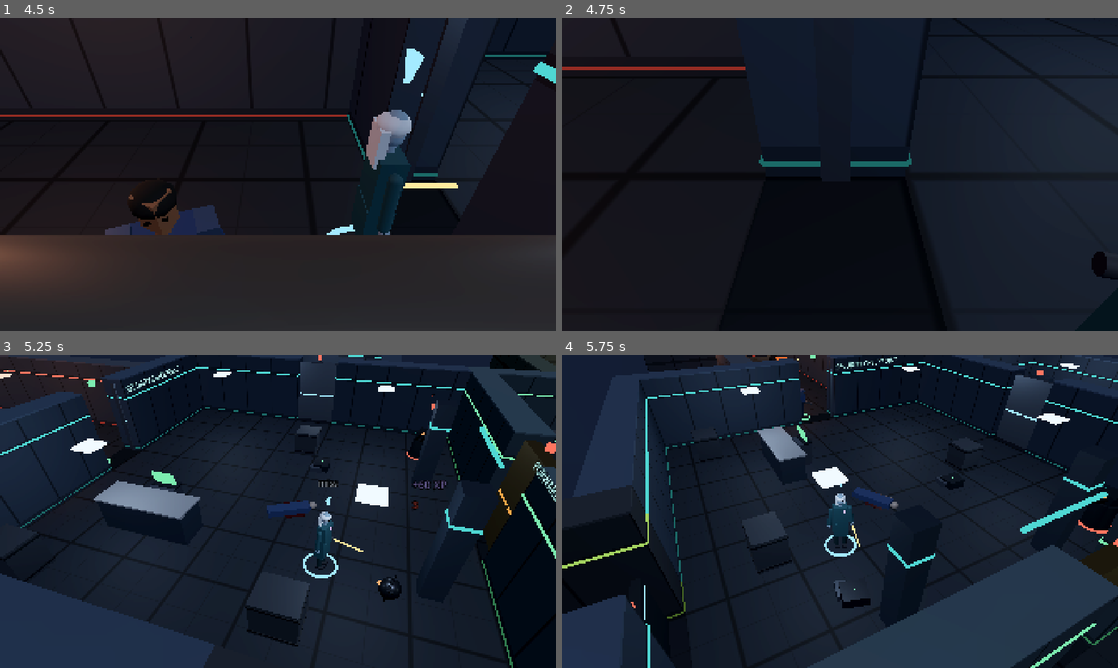
Above: before the commit, frames 1-4 (two rows, left to right).
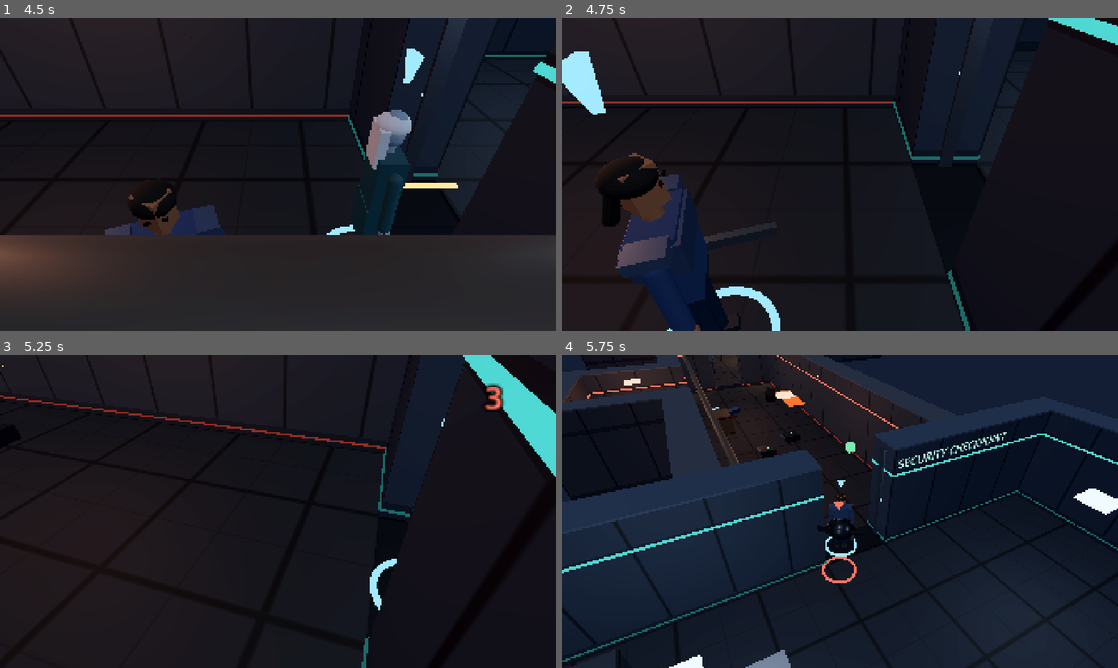
Above: after the commit, the same moments.

Repository: crodeheaver/knights-of-the-space-age
Game: Godot game, scene res://tools/godot/gen_dev_stages.tscn
The game is run twice, just before and just after one commit, with the same random seed, the same clock (stepped at 60 frames per second) and the same inputs. This scene is started directly instead of the project's main scene.
Inputs (mouse positions are in pixels of both pictures, inside the frame that each line leads up to):
- Up to frame 1 (4.5 s): tap Enter at 0.5 s; move the mouse to (400, 158) at 0.52 s; hold D (move_right) 0.53-1.25 s; hold F (attack_target) 0.53-1.25 s; click (400, 158) at 0.67 s; tap Backspace (clear_queue) at 0.8 s; drag from (166, 190) to (250, 237) at 1.27 s; move the mouse to (333, 105) at 2.02 s; hold D (move_right) 2.03-2.75 s; hold E (interact) 2.03-2.75 s; click (333, 105) at 2.17 s; tap V (rest) at 2.3 s; drag from (250, 237) to (111, 127) at 2.77 s; move the mouse to (444, 221) at 3.52 s; hold A (move_left) 3.53-4.25 s; hold X (toggle_stealth) 3.53-4.25 s; click (444, 221) at 3.67 s; tap F (attack_target) at 3.8 s; tap Space (pause) at 4.15 s; drag from (111, 127) to (194, 96) at 4.27 s
- Up to frame 2 (4.75 s): no input
- Up to frame 3 (5.25 s): move the mouse to (305, 511) at 5.02 s; hold S (move_back) from 5.03 s (still down); hold Q (camera_left) from 5.03 s (still down); click (305, 511) at 5.17 s
- Up to frame 4 (5.75 s): keep holding S (move_back); keep holding Q (camera_left); tap E (interact) at 5.3 s

Frame 1 is identical in both runs. In frame 2, 19% of the frame differs, in the area x 0-100%, y 0-100%; in frame 3, 35%; in frame 4, 41%.

Commit message:
Auto-attack: queue a basic attack when combat starts if the player has queued nothing
- CombatManager.start queues a basic attack (marked auto, shown as '(auto)'
  in the HUD queue) on the selected or nearest visible enemy, before the
  combat-start pause, with a combat-log line explaining it
- Anything the player queues replaces it; moving (click or keys) drops it;
  re-selecting a target re-aims it; never queued while sneaking or busy
- When the target falls and nothing is queued the character moves on to the
  nearest enemy (unless 'pause when the queue empties' is on)
- Automatic attacks no longer override the player's own movement in combat
- Settings -> Gameplay -> Combat -> Auto-attack (on by default)
- 4 new world tests

Co-Authored-By: Claude Opus 5.5 <noreply@anthropic.com>
Claude-Session: https://claude.ai/code/session_01XvwfQnmKs4GQ4YGpzWKui5

Diff:
--- a/scripts/core/settings.gd
+++ b/scripts/core/settings.gd
@@ -32,7 +32,7 @@
 	"mouse_sensitivity": 1.0, "invert_y": false, "ui_scale": 1.0, "subtitles": true, "reduce_shake": false,
 	"reduce_flash": false, "difficulty": "standard", "autopause_combat_start": true, "autopause_member_down": true,
 	"autopause_queue_empty": false, "autopause_target_dead": false, "tutorials": true, "hold_on_stealth": true,
-	"fullscreen": false, "damage_numbers": true, "dev_mode": false, "edge_pan": false,
+	"fullscreen": false, "damage_numbers": true, "dev_mode": false, "edge_pan": false, "auto_attack": true,
 }
 var bindings: Dictionary = {}
 
--- a/scripts/rules/action_queue.gd
+++ b/scripts/rules/action_queue.gd
@@ -73,6 +73,24 @@
 	items.clear()
 
 
+## Removes the basic attacks the game queued on its own (auto_queued), e.g.
+## because the player chose an action or a move of their own.
+func remove_auto() -> int:
+	var n := 0
+	for i in range(items.size() - 1, -1, -1):
+		if bool(items[i].get("auto_queued", false)):
+			items.remove_at(i)
+			n += 1
+	return n
+
+
+## Points auto-queued attacks at a new target (the player re-selected).
+func retarget_auto(uid: String) -> void:
+	for it in items:
+		if bool(it.get("auto_queued", false)):
+			it["target"] = uid
+
+
 ## Removes actions that target the given uid (e.g. the target died).
 func purge_target(uid: String) -> int:
 	var n := 0
--- a/scripts/ui/hud.gd
+++ b/scripts/ui/hud.gd
@@ -408,6 +408,8 @@
 				var lbl := world.action_label(q)
 				if q.has("target") and world.actors.has(String(q["target"])) and String(q["target"]) != lead.uid:
 					lbl += " → " + (world.actors[String(q["target"])] as Actor).sheet.display_name
+				if bool(q.get("auto_queued", false)):
+					lbl += " (auto)"
 				slot.add_child(UIKit.button("%d. %s ✕" % [i + 1, lbl], func() -> void:
 					lead.queue.cancel_index(idx)
 					_dirty = true, "Cancel this action"))
@@ -530,7 +532,7 @@
 	if world.actors.has(a.target_uid):
 		tgt = (world.actors[a.target_uid] as Actor).sheet
 	var prof := CombatRules.weapon_profile(s, "main")
-	out.append({"row": "Attacks", "label": "Attack", "action": {"type": "attack"}, "needs": "enemy", "tip": "Basic attack with %s (%s %s). Repeats automatically against the selected enemy when the queue is empty." % [prof["name"], prof["dice"], prof["dtype"]]})
+	out.append({"row": "Attacks", "label": "Attack", "action": {"type": "attack"}, "needs": "enemy", "tip": "Basic attack with %s (%s %s). With Auto-attack on (Settings → Gameplay), a basic attack is queued when combat starts and repeats against the selected (or nearest) enemy whenever your queue is empty; anything you queue replaces it." % [prof["name"], prof["dice"], prof["dtype"]]})
 	for f in s.action_feats():
 		var fd: Dictionary = DB.feat(f)
 		var act: Dictionary = fd["action"]
--- a/scripts/ui/settings_ui.gd
+++ b/scripts/ui/settings_ui.gd
@@ -102,6 +102,8 @@
 	_check("autopause_member_down", "Pause when a party member goes down")
 	_check("autopause_queue_empty", "Pause when your character's action queue empties")
 	_check("autopause_target_dead", "Pause when your target is defeated")
+	_body.add_child(UIKit.header("Combat"))
+	_check("auto_attack", "Auto-attack", "When combat starts and you have queued nothing, your character queues a basic attack on the selected (or nearest) enemy, and keeps attacking the nearest enemy when the target falls. Queuing anything, or moving, replaces it.")
 	_body.add_child(UIKit.header("Assistance"))
 	_check("tutorials", "Show tutorial tips", "Tips you have already seen stay readable in Journal → Tutorials.")
 	_check("hold_on_stealth", "Companions hold position when you enter stealth")
--- a/scripts/world/combat_manager.gd
+++ b/scripts/world/combat_manager.gd
@@ -46,6 +46,11 @@
 		a.round_clock = fmod(float(a.uid.hash() % 1000) / 1000.0 * round_len, round_len)
 	Events.post("combat_started", {})
 	Events.log_combat("— Combat begins —", "", "system")
+	# Auto-attack: the controlled character starts with a basic attack queued
+	# (visible and cancelable while the combat-start pause is up).
+	if w.controlled() != null and w.auto_queue_attack(w.controlled()):
+		var aq: Dictionary = w.controlled().queue.front()
+		Events.log_combat("%s readies a basic attack on %s (auto-attack; queue anything to replace it)." % [w.controlled().sheet.display_name, (w.actors[String(aq["target"])] as Actor).sheet.display_name], "", "system")
 	if bool(Settings.get_v("autopause_combat_start")):
 		w.set_paused(true, "Combat started")
 	GameAudio.music("music_combat")
@@ -105,8 +110,19 @@
 		return a.queue.pop_front()
 	if a.role == "party":
 		if a.uid == Game.state.controlled or a.sheet.behavior == "passive":
+			# Never override the player steering this character.
+			if a.uid == Game.state.controlled and w.player_moving(a):
+				return {}
 			if a.in_combat and w.valid_hostile_target(a, a.target_uid):
 				return {"type": "attack", "target": a.target_uid, "auto": true}
+			# Target fell and nothing is queued: keep fighting the nearest enemy
+			# (unless the player asked to be paused when the queue runs dry).
+			if active and a.uid == Game.state.controlled and a.in_combat and bool(Settings.get_v("auto_attack")) \
+					and not bool(Settings.get_v("autopause_queue_empty")) and not a.stealth:
+				var nt: Actor = w.auto_target(a)
+				if nt != null:
+					w.cmd_target(a, nt.uid)
+					return {"type": "attack", "target": nt.uid, "auto": true}
 			if active and a.uid == Game.state.controlled and bool(Settings.get_v("autopause_queue_empty")) and not announced_empty.has(a.uid):
 				announced_empty[a.uid] = true
 				w.set_paused(true, "%s has no queued actions" % a.sheet.display_name)
--- a/scripts/world/world.gd
+++ b/scripts/world/world.gd
@@ -530,8 +530,9 @@
 	if Input.is_action_pressed("move_left"):
 		v -= b[1]
 	if v.length_squared() > 0.0:
-		a.current = {} if String(a.current.get("type", "")) == "interact" else a.current
+		a.current = {} if String(a.current.get("type", "")) == "interact" or bool(a.current.get("auto", false)) else a.current
 		_pending_interact = {}
+		a.queue.remove_auto()
 		a.input_dir = v.normalized()
 	else:
 		a.input_dir = Vector3.ZERO
@@ -749,6 +750,8 @@
 		prev.input_dir = Vector3.ZERO
 	Game.state.controlled = uid
 	cam.target = a
+	if combat.active:
+		auto_queue_attack(a)
 	refresh_markers()
 	Events.post("control_changed", {"uid": uid})
 	hud_changed.emit()
@@ -1315,6 +1318,7 @@
 	_pending_interact = {}
 	if String(a.current.get("type", "")) != "":
 		a.current = {}
+	a.queue.remove_auto()
 	var ok := a.move_to(grid.nearest_passable(p, 3), true)
 	dbg("move %s %s -> %s: %s" % [a.uid, str(a.position), str(p), str(a.path) if ok else "no path"])
 	if not ok:
@@ -1326,8 +1330,59 @@
 	if a == null:
 		return
 	a.target_uid = uid
+	# A pending automatic attack follows the player's new selection.
+	if valid_hostile_target(a, uid):
+		a.queue.retarget_auto(uid)
 	refresh_markers()
 	hud_changed.emit()
+
+
+## The enemy an idle character would go for: the nearest engaged hostile,
+## preferring ones in line of sight.
+func auto_target(a: Actor) -> Actor:
+	var best: Actor = null
+	var bd := INF
+	for o in hostiles_of(a):
+		var h: Actor = o
+		if not valid_hostile_target(a, h.uid):
+			continue
+		var d := h.position.distance_to(a.position)
+		if not grid.los(a.position, h.position):
+			d += 1000.0
+		if d < bd:
+			bd = d
+			best = h
+	return best
+
+
+## True while the player is steering this character themselves (a click-move
+## path or the movement keys): automatic attacks must not override that.
+func player_moving(a: Actor) -> bool:
+	return (a.manual_move and a.is_moving()) or a.input_dir.length_squared() > 0.0001
+
+
+## Auto-attack: when combat starts (or control passes to someone idle mid-
+## fight) and the player has queued nothing, queue a basic attack on the
+## selected enemy, or the nearest one. Skipped while sneaking, moving, busy
+## with an interaction, or when turned off in Settings → Gameplay.
+func auto_queue_attack(a: Actor) -> bool:
+	if a == null or a.role != "party" or a.uid != Game.state.controlled or not bool(Settings.get_v("auto_attack")):
+		return false
+	if a.sheet.is_downed() or a.sheet.dead or not a.sheet.can_act() or a.stealth:
+		return false
+	if not a.queue.is_empty() or not a.current.is_empty() or a.interaction.size() > 0 or player_moving(a):
+		return false
+	var t: Actor = actors[a.target_uid] if valid_hostile_target(a, a.target_uid) else auto_target(a)
+	if t == null:
+		return false
+	var act := {"type": "attack", "target": t.uid, "auto": true, "auto_queued": true}
+	if validate_action(a, act, true) != "":
+		return false
+	a.target_uid = t.uid
+	a.queue.push(act)
+	refresh_markers()
+	hud_changed.emit()
+	return true
 
 
 func cmd_attack(a: Actor, uid: String) -> void:
@@ -1359,6 +1414,8 @@
 		return reason
 	var act := action.duplicate()
 	act["manual"] = true
+	# The player's own choice replaces any automatic basic attack.
+	a.queue.remove_auto()
 	a.queue.push(act)
 	if a.stealth and String(act["type"]) in ["attack", "feat", "power", "item"]:
 		pass  # stealth breaks when the action executes
--- a/tests/test_world.gd
+++ b/tests/test_world.gd
@@ -297,3 +297,106 @@
 	assert_eq(p.input_dir, Vector3.ZERO)
 	w.queue_free()
 	await _tree().process_frame
+
+
+func _start_checkpoint_fight(w: World) -> void:
+	w.alert_encounter("enc_checkpoint")
+	w.sim_step(0.1)
+
+
+func test_combat_start_auto_queues_basic_attack() -> void:
+	var w: World = await _world("jump_checkpoint")
+	var p := w.controlled()
+	p.set_pos(Vector3(50.0, 0, 8.0))
+	assert_true(p.queue.is_empty())
+	_start_checkpoint_fight(w)
+	assert_true(w.combat.active, "combat started")
+	assert_eq(p.queue.size(), 1, "one basic attack queued automatically")
+	var q: Dictionary = p.queue.front()
+	assert_eq(String(q["type"]), "attack")
+	assert_true(bool(q.get("auto_queued", false)), "marked as automatic")
+	assert_eq(String(q["target"]), p.target_uid, "targets the selected enemy")
+	assert_eq(w.auto_target(p).uid, p.target_uid, "the nearest visible enemy")
+	# Unpaused, the attack actually happens.
+	w.set_paused(false)
+	# (Lambdas capture locals by value, so collect into an array.)
+	var hits: Array = []
+	var on_log := func(e: Dictionary) -> void:
+		if String(e.get("text", "")).begins_with(p.sheet.display_name + " →"):
+			hits.append(e["text"])
+	Events.combat_log.connect(on_log)
+	for i in 120:
+		w.sim_step(0.1)
+		if not hits.is_empty():
+			break
+	Events.combat_log.disconnect(on_log)
+	var logged := not hits.is_empty()
+	assert_true(logged, "the auto-queued attack is resolved")
+	await _free(w)
+
+
+func test_player_choice_replaces_auto_attack() -> void:
+	var w: World = await _world("jump_checkpoint")
+	var p := w.controlled()
+	p.set_pos(Vector3(50.0, 0, 8.0))
+	_start_checkpoint_fight(w)
+	assert_eq(p.queue.size(), 1)
+	var feats := p.sheet.action_feats()
+	assert_false(feats.is_empty(), "vanguard has an active feat")
+	assert_eq(w.queue_action(p, {"type": "feat", "id": feats[0], "target": p.target_uid}), "")
+	assert_eq(p.queue.size(), 1, "the automatic attack was replaced, not pushed back")
+	assert_eq(String(p.queue.front()["type"]), "feat")
+	# Re-selecting a target moves a pending automatic attack with it.
+	p.queue.clear()
+	assert_true(w.auto_queue_attack(p))
+	var other := ""
+	for uid in ["chk_d1", "chk_d2", "chk_turret"]:
+		if uid != p.target_uid:
+			other = uid
+			break
+	w.cmd_target(p, other)
+	assert_eq(String(p.queue.front()["target"]), other, "auto attack follows the new selection")
+	# Moving is the player's choice too.
+	w.cmd_move(p, p.position + Vector3(-4, 0, 0))
+	assert_true(p.queue.is_empty(), "moving drops the automatic attack")
+	await _free(w)
+
+
+func test_no_auto_attack_when_disabled_or_sneaking() -> void:
+	var w: World = await _world("jump_checkpoint")
+	var p := w.controlled()
+	p.set_pos(Vector3(50.0, 0, 8.0))
+	Settings.set_v("auto_attack", false, false)
+	_start_checkpoint_fight(w)
+	assert_true(p.queue.is_empty(), "setting off: nothing queued")
+	Settings.set_v("auto_attack", true, false)
+	await _free(w)
+	var w2: World = await _world("jump_checkpoint")
+	var p2 := w2.controlled()
+	p2.set_pos(Vector3(44.0, 0, 7.0))
+	Game.state.solo = true
+	w2.toggle_stealth(p2)
+	assert_true(p2.stealth)
+	_start_checkpoint_fight(w2)
+	assert_true(p2.queue.is_empty(), "a sneaking character is not given an attack that would break stealth")
+	await _free(w2)
+
+
+func test_auto_attack_moves_on_when_target_falls() -> void:
+	var w: World = await _world("jump_checkpoint")
+	var p := w.controlled()
+	p.set_pos(Vector3(50.0, 0, 8.0))
+	_start_checkpoint_fight(w)
+	w.set_paused(false)
+	var first := p.target_uid
+	var e: Actor = w.actors[first]
+	e.sheet.hp = 0
+	w.on_downed(e, "iona")
+	assert_true(p.queue.is_empty(), "attack on the fallen target was purged")
+	p.current = {}
+	p.recovery = 0.0
+	for i in 5:
+		w.sim_step(0.1)
+	assert_true(p.target_uid != "" and p.target_uid != first, "picked the next enemy (%s)" % p.target_uid)
+	assert_true(String(p.current.get("type", "attack")) == "attack", "and keeps attacking")
+	await _free(w)
Not shown, changed: README.md
Not shown, changed: docs/ARCHITECTURE.md
Not shown, changed: docs/COVERAGE.md
Not shown, changed: docs/TEST_RESULTS.md
